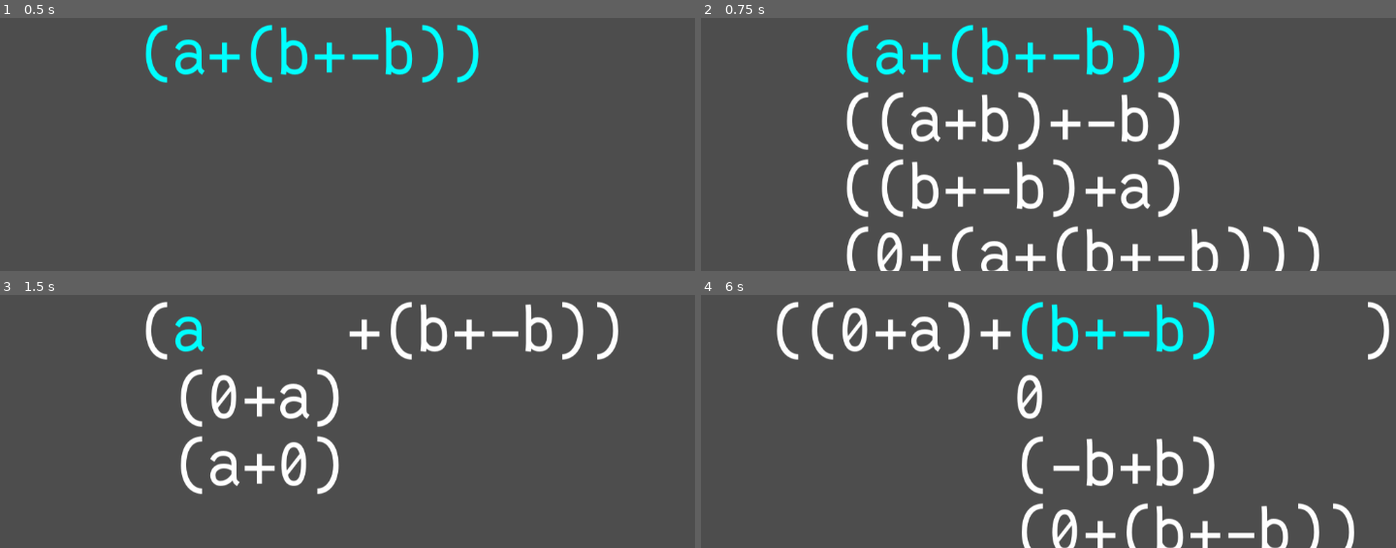
Above: before the commit, frames 1-4 (two rows, left to right).
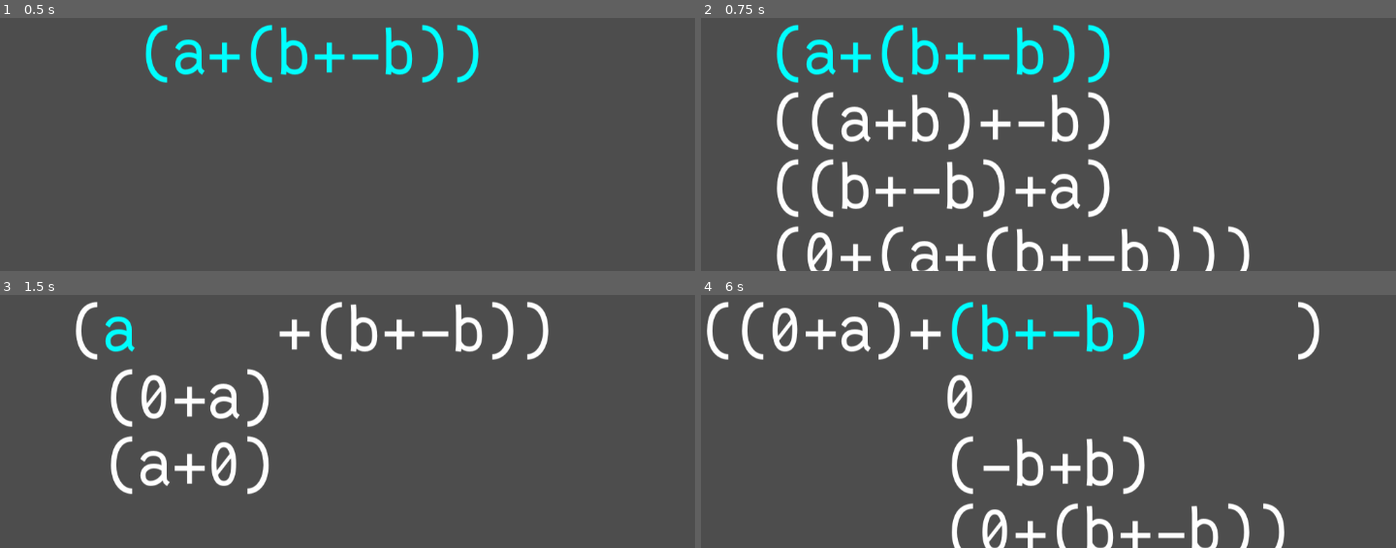
Above: after the commit, the same moments.

Repository: theoahfeldt/emperical-maths
Game: Godot game, scene res://test.tscn
The game is run twice, just before and just after one commit, with the same random seed, the same clock (stepped at 60 frames per second) and the same inputs.
Inputs:
- Up to frame 1 (0.5 s): no input
- Up to frame 2 (0.75 s): tap Enter at 0.5 s; hold Right (expression_right) from 0.53 s (still down); tap Space (expression_select) at 0.6 s
- Up to frame 3 (1.5 s): tap Space (expression_select) at 1.25, 1.35 s; release Right (expression_right) at 1.28 s; hold Down (expression_down) from 1.28 s (still down)
- Up to frame 4 (6 s): tap Enter at 2, 3.5 s; release Down (expression_down) at 2.03 s; hold Right (expression_right) 2.03-2.78 s; tap Space (expression_select) at 2.1, 2.75, 2.85, 3.6, 4.25, 4.35, 5.1, 5.85 s; hold Up (expression_up) 2.78-3.53 s; hold Left (expression_left) 3.53-5.03 s; hold Down (expression_down) 5.03-5.78 s; hold Right (expression_right) from 5.78 s (still down)

Frame 1 is identical in both runs. In frame 2, 18% of the frame differs, in the area x 10-89%, y 2-100%; in frame 3, 9.3%; in frame 4, 12%.

Commit message:
Add smooth movement when replacing expressions

Diff:
--- a/game/algebra/expression_controller.gd
+++ b/game/algebra/expression_controller.gd
@@ -48,7 +48,6 @@
 	var graphical := GraphicalConversion.algebraic_to_graphical(new)
 	ExpressionIndexer.replace_graphical_subexpression(
 			$GraphicalBase, graphical, mark)
-	$GraphicalBase.center_smooth()
 
 
 func _on_expression_selector_mark_updated(mark) -> void:
--- a/game/algebra/expression_indexer.gd
+++ b/game/algebra/expression_indexer.gd
@@ -27,6 +27,7 @@
 		base.replace_expression(new)
 	else:
 		_replace_graphical_subexpression(base.expression, new, index, 0)
+	base.center_smooth()
 
 
 static func move_index_left(base: AlgebraicBase, index: Array[int]) -> void:
@@ -159,7 +160,7 @@
 		expression.replace_subexpression(new, index[i])
 	else:
 		_replace_graphical_subexpression(expression.subexpressions[index[i]], new, index, i + 1)
-		expression.set_component_positions()
+		expression.set_component_positions_smooth()
 
 
 static func _move_index_horizontal(
--- a/game/algebra/expressions_menu_selector.gd
+++ b/game/algebra/expressions_menu_selector.gd
@@ -12,7 +12,6 @@
 
 func initialize(menu: ExpressionMenu, mark: Array[int]) -> void:
 	_menu = menu
-	_menu.graphical_expressions[0].mark()
 	_mark = mark
 	_marked_index = 0
 	_update_marked()
@@ -28,9 +27,7 @@
 
 
 func _update_marked() -> void:
-	_menu.initialize()
-	_menu.set_position_by_marked(_marked_index)
-	_menu.graphical_expressions[_marked_index].mark()
+	_menu.update_marked(_marked_index)
 
 
 func _select_expression() -> void:
@@ -46,5 +43,5 @@
 
 
 func _move_down() -> void:
-	_marked_index = min(_marked_index + 1, _menu.graphical_expressions.size() - 1)
+	_marked_index = min(_marked_index + 1, _menu.num_options() - 1)
 	_update_marked()
--- a/game/algebra/graphics/expression_menu.gd
+++ b/game/algebra/graphics/expression_menu.gd
@@ -3,29 +3,21 @@
 
 
 const GraphicalConversion = preload("res://algebra/graphics/graphical_conversion.gd")
-const vertical_spacing: int = 100
-const movement_duration: float = 0.05
 
-var graphical_expressions: Array[GraphicalExpression]
+var selection_menu: SelectionMenu
 var algebraic_expressions: Array[AlgebraicExpression]
-var _movement: Movement
-
-
-func _process(delta: float) -> void:
-	if _movement != null and _movement.has_update(delta):
-		position = _movement.current_position()
 
 
 func get_width() -> int:
-	return graphical_expressions.map(func(e): return e.get_width()).max()
+	return selection_menu.get_width()
 
 
 func get_height() -> int:
-	return graphical_expressions[0].get_height()
+	return selection_menu.get_height()
 
 
 func set_color(color: Color) -> void:
-	graphical_expressions.map(func(e): e.set_color(color))
+	selection_menu.set_color(color)
 
 
 static func from_expression(
@@ -45,22 +37,22 @@
 		push_error("Created empty menu.")
 	var menu = new()
 	menu.algebraic_expressions = expressions
-	menu.graphical_expressions.assign(expressions.map(
+	menu.algebraic_expressions.map(menu.add_child)
+	@warning_ignore("unassigned_variable")
+	var graphical_expressions: Array[GraphicalExpression]
+	graphical_expressions.assign(expressions.map(
 			GraphicalConversion.algebraic_to_graphical))
-	menu.algebraic_expressions.map(menu.add_child)
-	menu.graphical_expressions.map(menu.add_child)
-	menu._set_expression_positions()
+	menu.selection_menu = SelectionMenu.create(graphical_expressions)
+	menu.add_child(menu.selection_menu)
 	return menu
 
 
-func _set_expression_positions() -> void:
-	graphical_expressions.reduce(
-			func(y, e): e.position = Vector2(0, y); return y + vertical_spacing, 0)
+func num_options() -> int:
+	return selection_menu.num_options()
 
 
-func set_position_by_marked(marked_index: int = 0) -> void:
-	var new_position := Vector2(position.x, -vertical_spacing * marked_index)
-	_movement = Movement.create(position, new_position, movement_duration)
+func update_marked(marked_index: int) -> void:
+	selection_menu.update_marked(marked_index)
 
 
 static func _get_unique(
--- a/game/algebra/graphics/expressions/graphical_expression.gd
+++ b/game/algebra/graphics/expressions/graphical_expression.gd
@@ -30,12 +30,13 @@
 
 
 func replace_subexpression(new: GraphicalExpressionOrMenu, index: int) -> void:
+	add_child(new)
 	var old := subexpressions[index]
+	new.position = old.position
+	subexpressions[index] = new
+	set_component_positions_smooth()
 	remove_child(old)
 	old.queue_free()
-	add_child(new)
-	subexpressions[index] = new
-	set_component_positions()
 
 
 func mark() -> void:
@@ -47,5 +48,10 @@
 			func(x, c): c.position = Vector2(x, 0); return x + c.get_width(), 0)
 
 
+func set_component_positions_smooth() -> void:
+	_get_components().reduce(
+			func(x, c): c.move_smooth_to(Vector2(x, 0)); return x + c.get_width(), 0)
+
+
 func _add_components_as_children() -> void:
 	_get_components().map(add_child)
--- a/game/algebra/graphics/graphical_component.gd
+++ b/game/algebra/graphics/graphical_component.gd
@@ -2,9 +2,16 @@
 extends Node2D
 ## Abstract class
 
-
 @export var deep_color: Color = Color.INDIGO
 @export var shallow_color: Color = Color.AQUA
+
+var movement_duration: float = 0.05
+var _movement: Movement
+
+
+func _process(delta: float) -> void:
+	if _movement != null and _movement.has_update(delta):
+		position = _movement.current_position()
 
 
 func get_size() -> Vector2i:
@@ -30,3 +37,7 @@
 func color_by_depth(depth: int) -> Color:
 	var shallowness = exp(-(depth - 1)/3.0)
 	return deep_color.lerp(shallow_color, shallowness)
+
+
+func move_smooth_to(new_position: Vector2) -> void:
+	_movement = Movement.create(position, new_position, movement_duration)
--- a/game/algebra/graphics/graphical_expression_or_menu.gd
+++ b/game/algebra/graphics/graphical_expression_or_menu.gd
@@ -1,10 +1,2 @@
 class_name GraphicalExpressionOrMenu
-extends GraphicalComponent
-
-
-const default_color := Color.WHITE
-const marked_color := Color.AQUA
-
-
-func initialize() -> void:
-	set_color(default_color)
+extends Selectable
--- /dev/null
+++ b/game/algebra/graphics/selectable.gd
@@ -0,0 +1,10 @@
+class_name Selectable
+extends GraphicalComponent
+
+
+const default_color := Color.WHITE
+const marked_color := Color.AQUA
+
+
+func initialize() -> void:
+	set_color(default_color)
--- /dev/null
+++ b/game/algebra/graphics/selection_menu.gd
@@ -0,0 +1,45 @@
+class_name SelectionMenu
+extends Selectable
+
+
+const vertical_spacing: int = 100
+
+var options: Array[GraphicalExpression]
+
+
+func get_width() -> int:
+	return options.map(func(e): return e.get_width()).max()
+
+
+func get_height() -> int:
+	return options[0].get_height()
+
+
+func set_color(color: Color) -> void:
+	options.map(func(e): e.set_color(color))
+
+
+static func create(p_options: Array[GraphicalExpression]) -> SelectionMenu:
+	if p_options.is_empty():
+		push_error("Created empty menu.")
+	var menu = SelectionMenu.new()
+	menu.options = p_options
+	menu.options.map(menu.add_child)
+	menu._set_option_positions()
+	return menu
+
+
+func num_options() -> int:
+	return options.size()
+
+
+func update_marked(marked_index: int) -> void:
+	initialize()
+	options[marked_index].mark()
+	var new_position := Vector2(position.x, -vertical_spacing * marked_index)
+	move_smooth_to(new_position)
+
+
+func _set_option_positions() -> void:
+	options.reduce(
+			func(y, e): e.position = Vector2(0, y); return y + vertical_spacing, 0)
